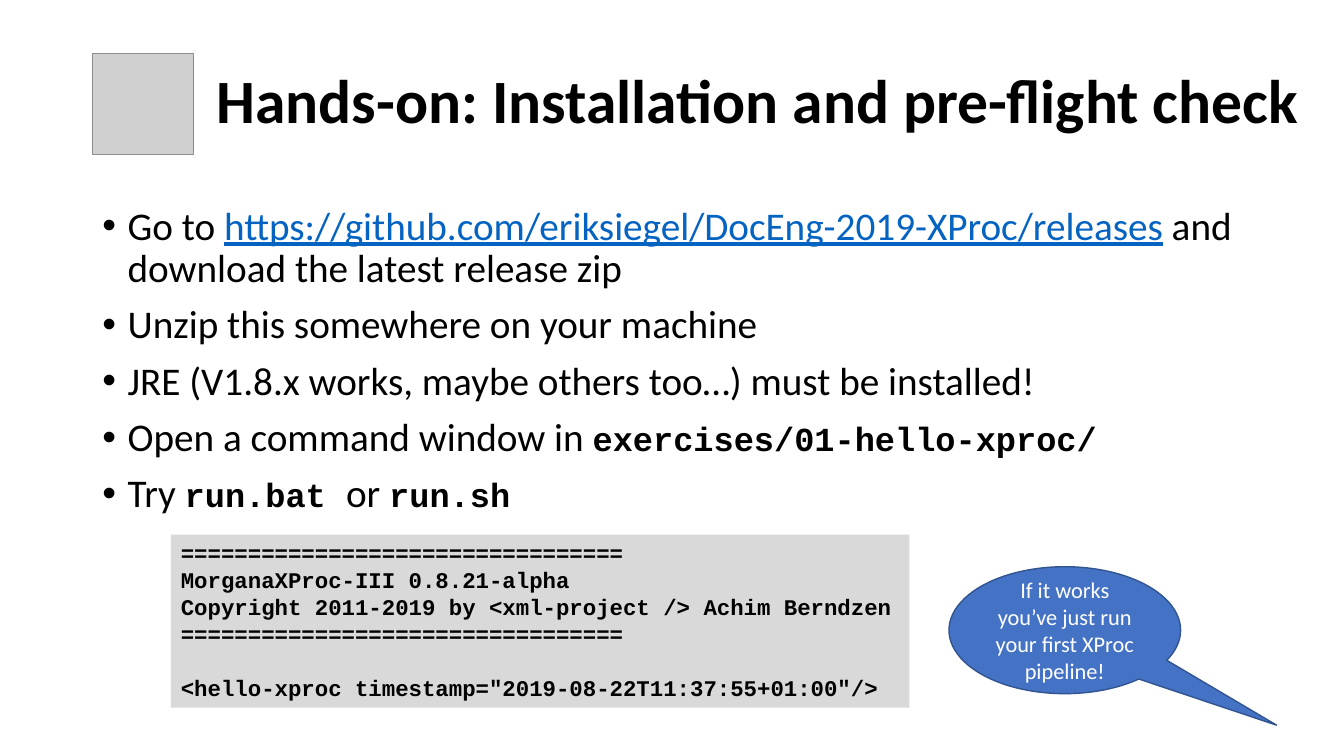
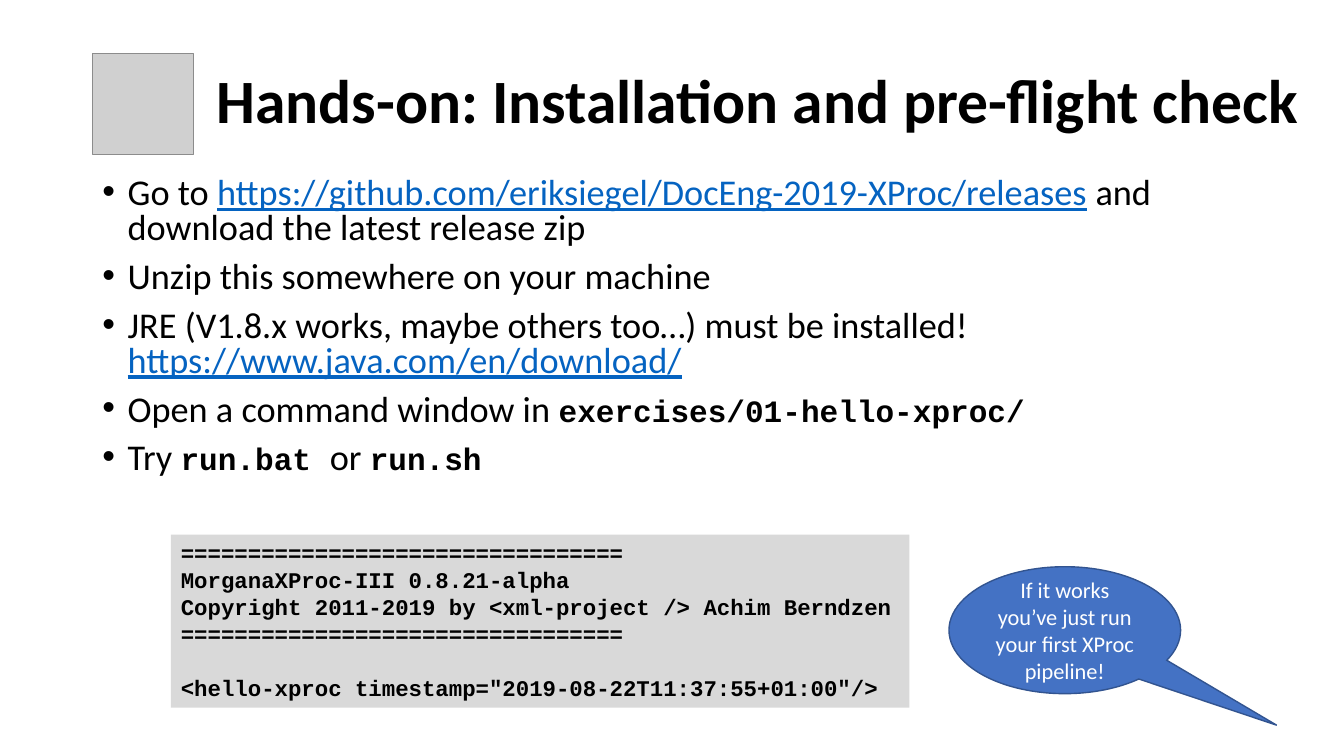
Before and after one commit to svanteschubert/DocEng-2019-XProc, a slide deck: slide 8 of presentation/Introduction to XProc 3.0.pptx. Drawn at 1344x756 pixels with LibreOffice and Linux fonts; fonts in the diff are those of the drawing; grey boxes stand for pictures; background and template pictures are left out. Boxes give left, top, right and bottom in pixels: in the first picture for what was removed or moved away, otherwise in the second. Text is boxed around its words. In the diff, an @@ line names an element or a change of style, - is before the commit and + after.

```diff
--- a/presentation/Introduction to XProc 3.0.pptx
+++ b/presentation/Introduction to XProc 3.0.pptx
@@ text "Go to https://github.com/eriksiegel/DocEng-2019-XProc/releas ...": place and size @@
-text "Go to https://github.com/eriksiegel/DocEng-2019-XProc/releas ..." at <box>128,212,1232,514</box>
+text "Go to https://github.com/eriksiegel/DocEng-2019-XProc/releas ..." at <box>128,179,1151,476</box>
@@ text at <box>128,179,1151,476</box>: size 28 to 25.9 pt in "Go to https://github.com/eriksiegel/DocEng-2019-XProc/releas ...", "Unzip this somewhere on your machine", "Open a command window in", "Try or"; size 24 to 22.2 pt in "exercises/01-hello-xproc/", "run.bat run.sh"; line spacing 0.9 to 0.8 @@
@@ text at <box>128,311,968,380</box>: text changed; size 28 to 25.9 pt @@
-• JRE (V1.8.x works, maybe others too…) must be installed!
+• JRE (V1.8.x works, maybe others too…) must be installed! https://www.java.com/en/download/
```
Also in this commit, not shown: 9 other slides changed, 2 slides added, 1 other file.
